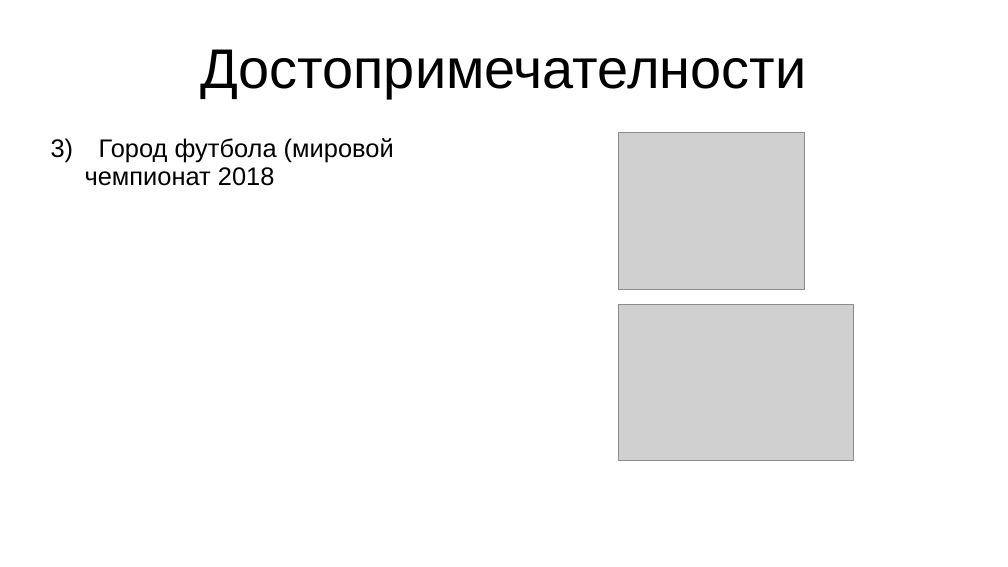
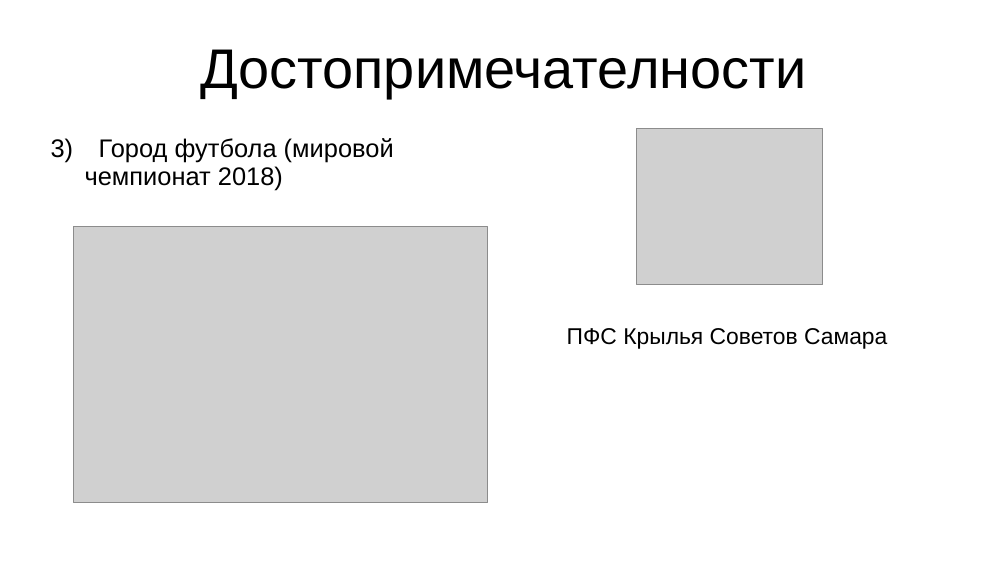
Before and after one commit to smooth7sphere/praesentation_samara, a slide deck: slide 9 of praesentation.odp (slide 8 before the commit). Drawn at 1008x567 pixels with LibreOffice and Linux fonts; fonts in the diff are those of the drawing; grey boxes stand for pictures; background and template pictures are left out. Boxes give left, top, right and bottom in pixels: in the first picture for what was removed or moved away, otherwise in the second. Text is boxed around its words. In the diff, an @@ line names an element or a change of style, - is before the commit and + after.

```diff
--- a/praesentation.odp
+++ b/praesentation.odp
@@ text at box(85, 138, 394, 190): text changed @@
-3) Город футбола (мировой чемпионат 2018
+3) Город футбола (мировой чемпионат 2018)
@@ picture: place and size @@
-picture at box(619, 133, 805, 289)
+picture at box(638, 128, 823, 284)
@@ picture: place and size @@
-picture at box(619, 305, 854, 461)
+picture at box(73, 227, 488, 503)
@@ text added at box(567, 328, 887, 349), 18 pt, text #000000 @@
+ПФС Крылья Советов Самара
```
Also in this commit, not shown: 7 other slides changed, 1 slide added, 1 other file.
